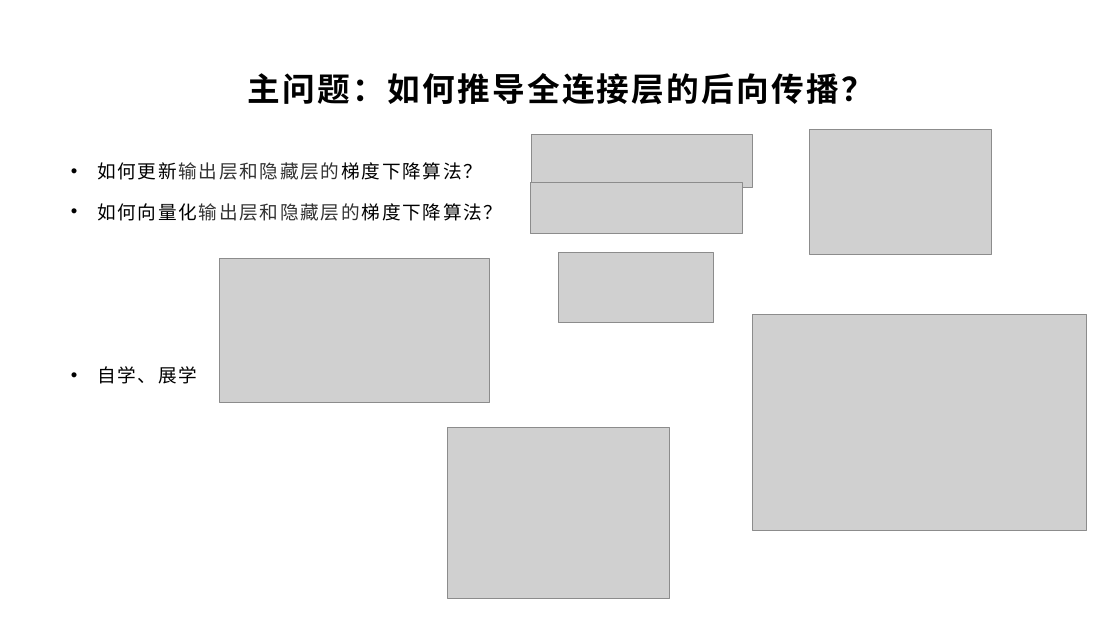
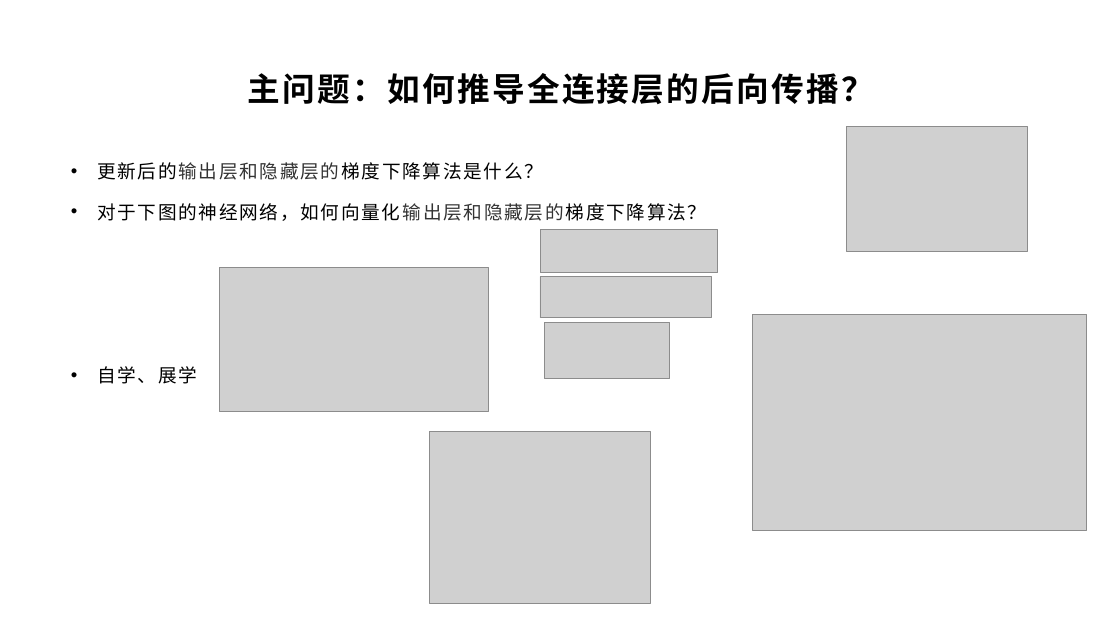
Before and after one commit to yyc-git/DeepLearningEdu, a slide deck: slide 22 of lessons/3_derivation_3/ppt/全连接层的前向和后向传播推导（下）.pptx (slide 20 before the commit). Drawn at 1120x630 pixels with LibreOffice and Linux fonts; fonts in the diff are those of the drawing; grey boxes stand for pictures; background and template pictures are left out. Boxes give left, top, right and bottom in pixels: in the first picture for what was removed or moved away, otherwise in the second. Text is boxed around its words. In the diff, an @@ line names an element or a change of style, - is before the commit and + after.

```diff
--- a/lessons/3_derivation_3/ppt/全连接层的前向和后向传播推导（下）.pptx
+++ b/lessons/3_derivation_3/ppt/全连接层的前向和后向传播推导（下）.pptx
@@ picture: place and size @@
-picture at <box>810,130,991,255</box>
+picture at <box>847,127,1028,251</box>
@@ text at <box>97,162,707,221</box>: text changed @@
-• 如何更新输出层和隐藏层的梯度下降算法？
-• 如何向量化输出层和隐藏层的梯度下降算法？
+• 更新后的输出层和隐藏层的梯度下降算法是什么？
+• 对于下图的神经网络，如何向量化输出层和隐藏层的梯度下降算法？
@@ picture: place and size @@
-picture at <box>532,134,752,188</box>
+picture at <box>540,229,718,272</box>
@@ picture: place and size @@
-picture at <box>220,259,490,403</box>
+picture at <box>219,267,489,412</box>
@@ picture: place and size @@
-picture at <box>530,182,743,234</box>
+picture at <box>540,276,712,318</box>
@@ picture: place and size @@
-picture at <box>559,253,714,323</box>
+picture at <box>544,323,670,379</box>
@@ picture: place and size @@
-picture at <box>448,427,670,598</box>
+picture at <box>429,432,651,603</box>
```
Also in this commit, not shown: 18 other slides changed, 3 slides added, 1 slide removed, 1 other file.
